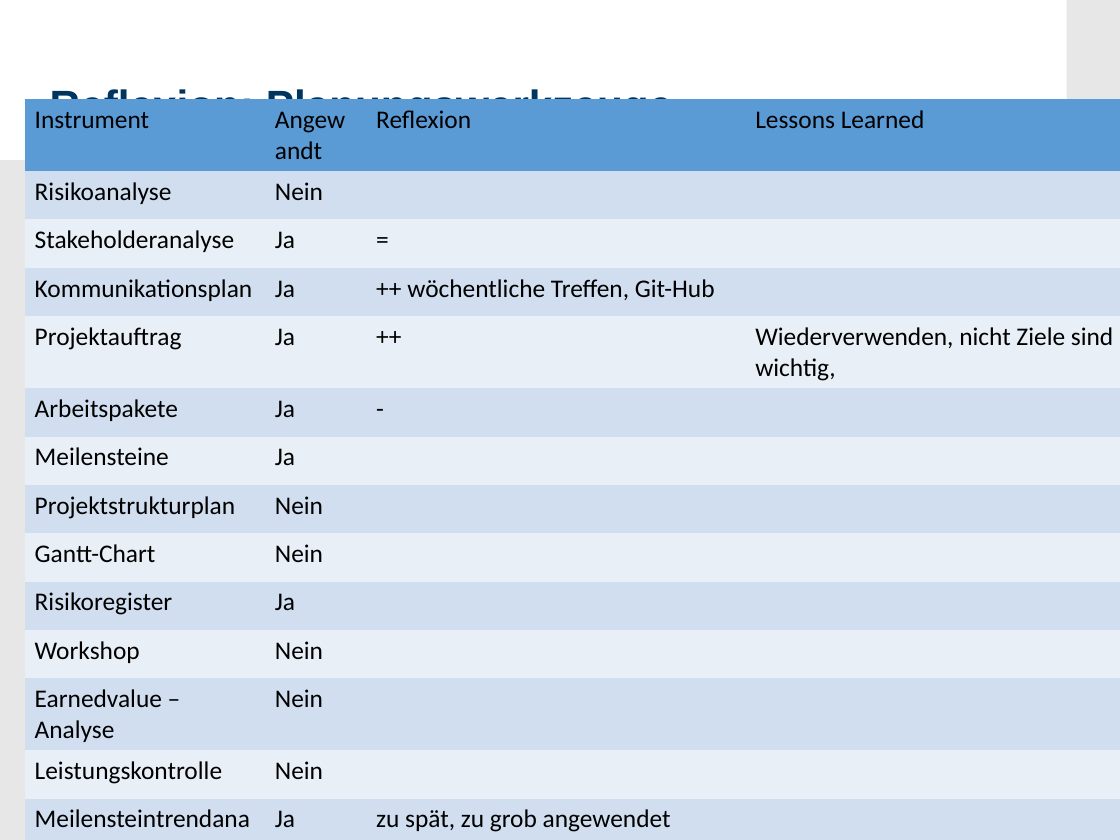
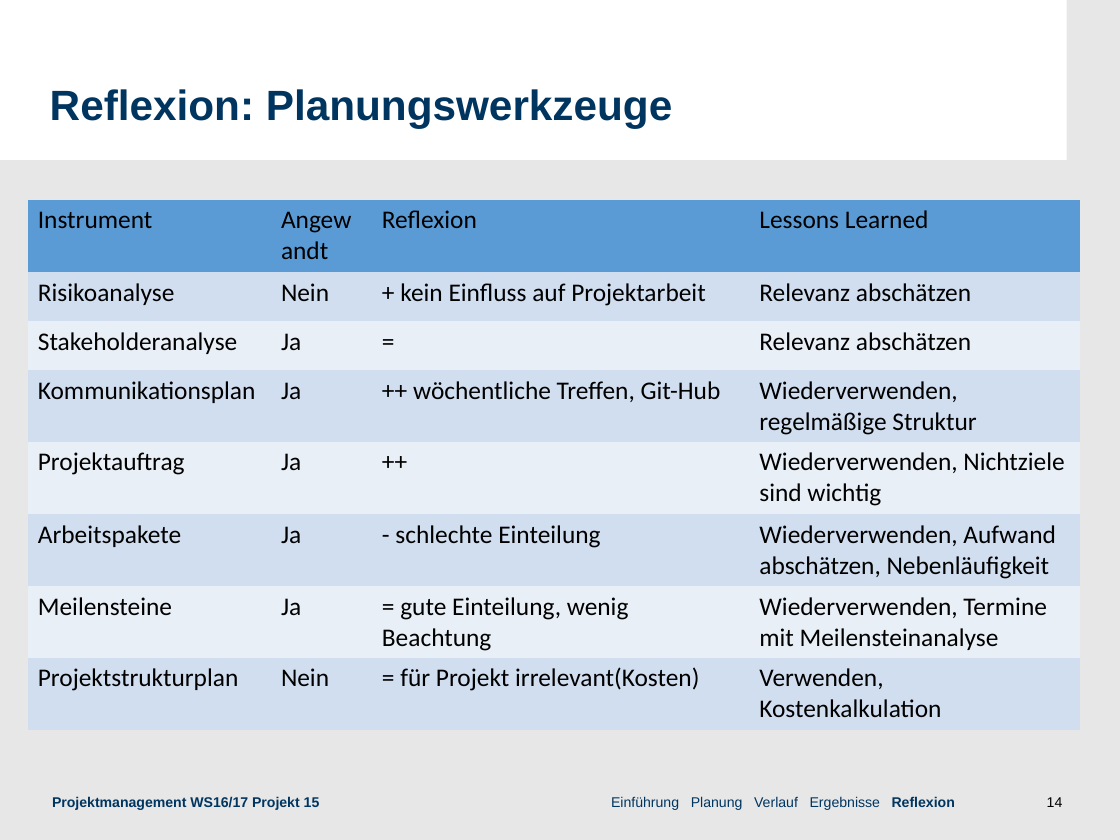
Before and after one commit to roku6/3D-Modelle, a slide deck: slide 14 of concepts/Praesentation/präsi_Projekt_Neu.odp. Drawn at 1120x840 pixels with LibreOffice and Linux fonts; fonts in the diff are those of the drawing; background and template pictures are left out. Boxes give left, top, right and bottom in pixels: in the first picture for what was removed or moved away, otherwise in the second. Text is boxed around its words. In the diff, an @@ line names an element or a change of style, - is before the commit and + after.

```diff
--- a/concepts/Praesentation/präsi_Projekt_Neu.odp
+++ b/concepts/Praesentation/präsi_Projekt_Neu.odp
@@ table at (27,200,1079,730) @@
-row 2: Risikoanalyse | Nein |  | 
-row 3: Stakeholderanalyse | Ja | = | 
-row 4: Kommunikationsplan | Ja | ++ wöchentliche Treffen, Git-Hub | 
-row 5: Projektauftrag | Ja | ++ | Wiederverwenden, nicht Ziele sind wichtig,
-row 6: Arbeitspakete | Ja | - | 
-row 7: Meilensteine | Ja |  | 
-row 8: Projektstrukturplan | Nein |  | 
-row 9: Gantt-Chart | Nein |  | 
-row 10: Risikoregister | Ja |  | 
-row 11: Workshop | Nein |  | 
-row 12: Earnedvalue – Analyse | Nein |  | 
-row 13: Leistungskontrolle | Nein |  | 
-row 14: Meilensteintrendanalyse | Ja | zu spät, zu grob angewendet | 
-row 15: Schätzklausur | nein | Aufgabentrennung, fehlende Erfahrungswerte | 
+row 2: Risikoanalyse | Nein | + kein Einfluss auf Projektarbeit | Relevanz abschätzen
+row 3: Stakeholderanalyse | Ja | = | Relevanz abschätzen
+row 4: Kommunikationsplan | Ja | ++ wöchentliche Treffen, Git-Hub | Wiederverwenden, regelmäßige Struktur
+row 5: Projektauftrag | Ja | ++ | Wiederverwenden, Nichtziele sind wichtig
+row 6: Arbeitspakete | Ja | - schlechte Einteilung | Wiederverwenden, Aufwand abschätzen, Nebenläufigkeit
+row 7: Meilensteine | Ja | = gute Einteilung, wenig Beachtung | Wiederverwenden, Termine mit Meilensteinanalyse
+row 8: Projektstrukturplan | Nein | = für Projekt irrelevant(Kosten) | Verwenden, Kostenkalkulation
@@ table: place and size @@
-table at (24,99,1120,840)
+table at (27,200,1079,730)
```
Also in this commit, not shown: 1 other slide changed, 3 slides added.
